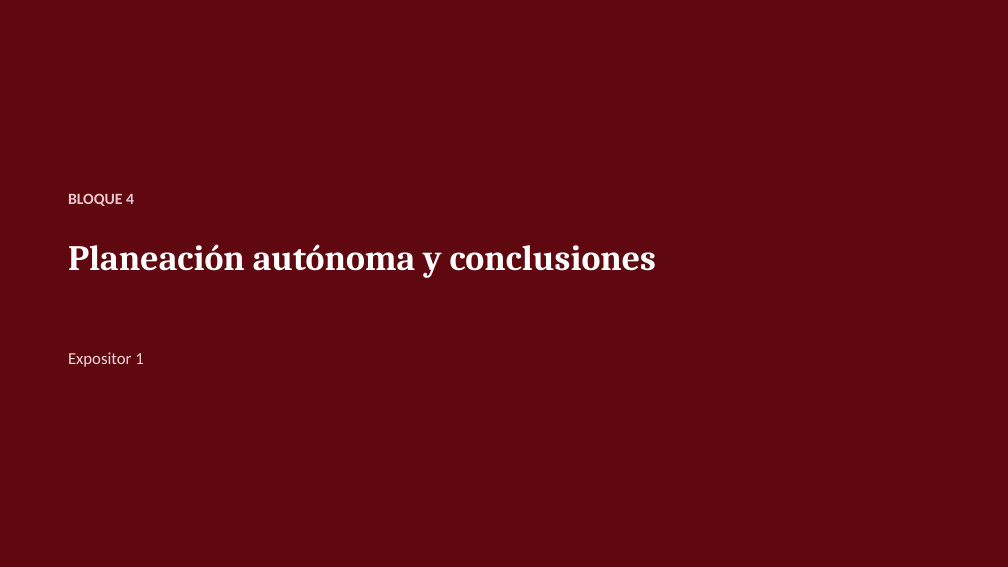
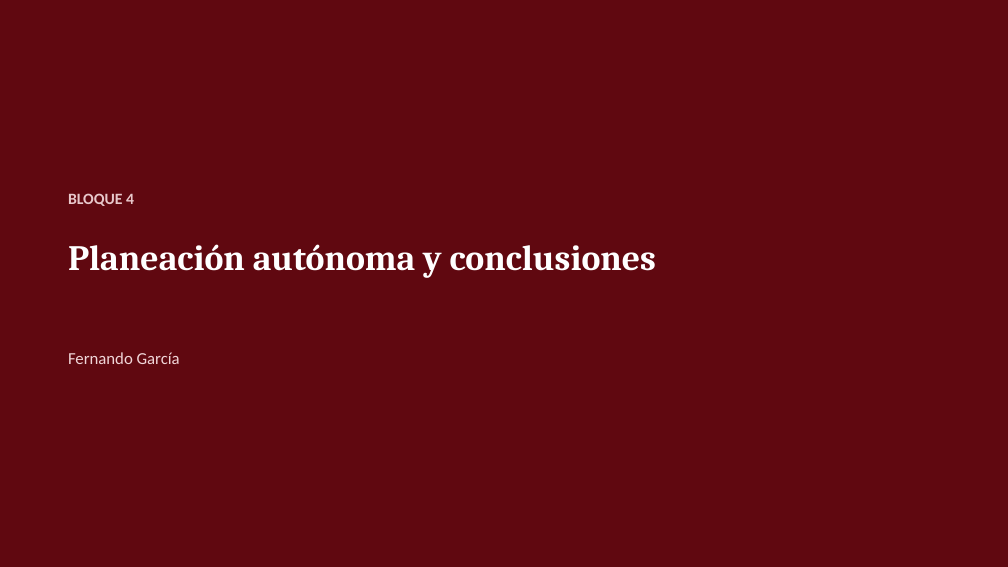
Before and after one commit to webconceptos/Robotica3GDL, a slide deck: slide 24 of 04_presentacion/PPT_Trabajo_Final_Robot_3GDL.pptx (slide 22 before the commit). Drawn at 1008x567 pixels with LibreOffice and Linux fonts; fonts in the diff are those of the drawing. Boxes give left, top, right and bottom in pixels: in the first picture for what was removed or moved away, otherwise in the second. Text is boxed around its words. In the diff, an @@ line names an element or a change of style, - is before the commit and + after.

```diff
--- a/04_presentacion/PPT_Trabajo_Final_Robot_3GDL.pptx
+++ b/04_presentacion/PPT_Trabajo_Final_Robot_3GDL.pptx
@@ text at box(68, 352, 180, 364): text changed @@
-Expositor 1
+Fernando García
```
Also in this commit, not shown: 24 other slides changed, 3 slides added, 1 other file.
